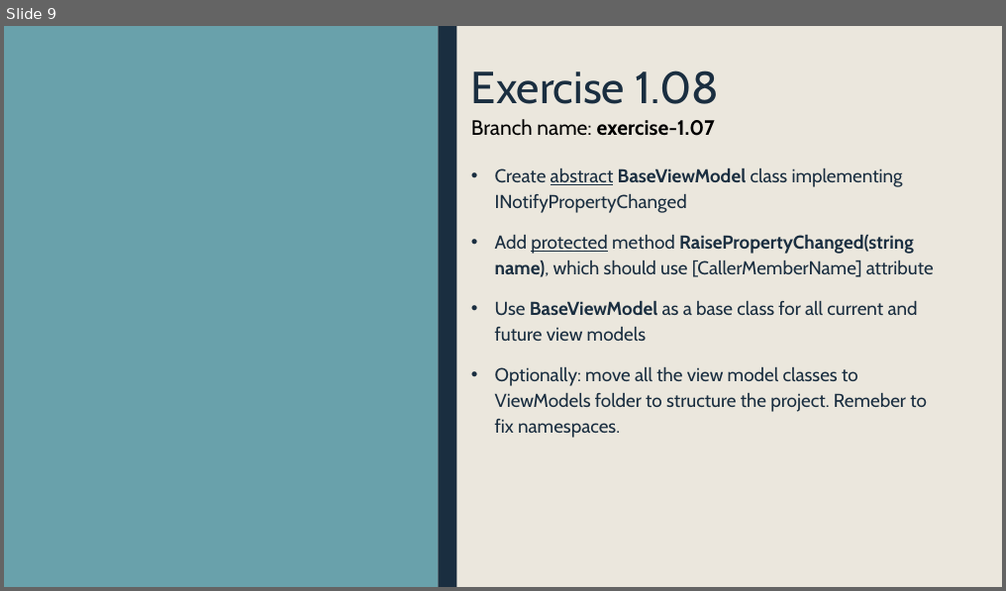
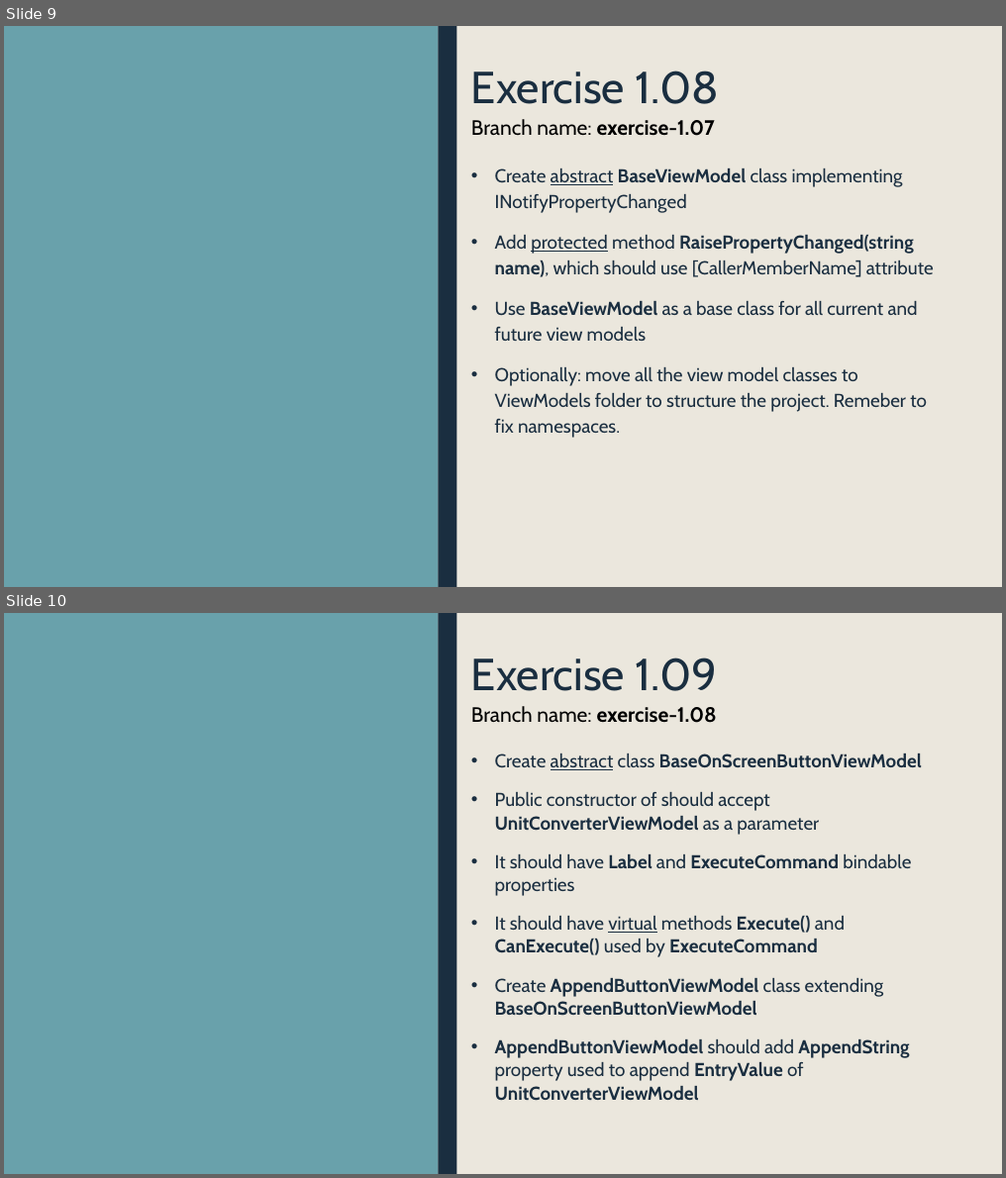
Before and after one commit to krajniak/PumConverter, a slide deck: exercises.pptx. Shown one above the other, each under a label of ours: slide 9 before the commit, slides 9 and 10 after it. The pictures are 1006x591 and 1006x1178 pixels, drawn with LibreOffice and Linux fonts; fonts in the diff are those of the drawing. Boxes give left, top, right and bottom in pixels: in the first picture for what was removed or moved away, otherwise in the second. Text is boxed around its words. In the diff, an @@ line names an element or a change of style, - is before the commit and + after.

Commit message:
Added GridView for buttons

```diff
--- a/exercises.pptx
+++ b/exercises.pptx
@@ slide 10 added at <box>4,613,1002,1174</box>, background #EBE7DD; not listed: 2 template elements that a slide beside it also shows @@
@@ title added at <box>471,658,717,691</box>, 43.2 pt, text #1A2E40 @@
+Exercise 1.09
@@ text added at <box>471,706,717,723</box>, 20 pt, text #000000, bold @@
+Branch name: exercise-1.08
@@ text added at <box>495,754,922,1101</box>, 18 pt, text #1A2E40, bold @@
+• Create abstract class BaseOnScreenButtonViewModel
+• Public constructor of should accept UnitConverterViewModel as a parameter
+• It should have Label and ExecuteCommand bindable properties
+• It should have virtual methods Execute() and CanExecute() used by ExecuteCommand
+• Create AppendButtonViewModel class extending BaseOnScreenButtonViewModel
+• AppendButtonViewModel should add AppendString property used to append EntryValue of UnitConverterViewModel
```
Also in this commit, not shown: 1 other slide added, 2 other files.
